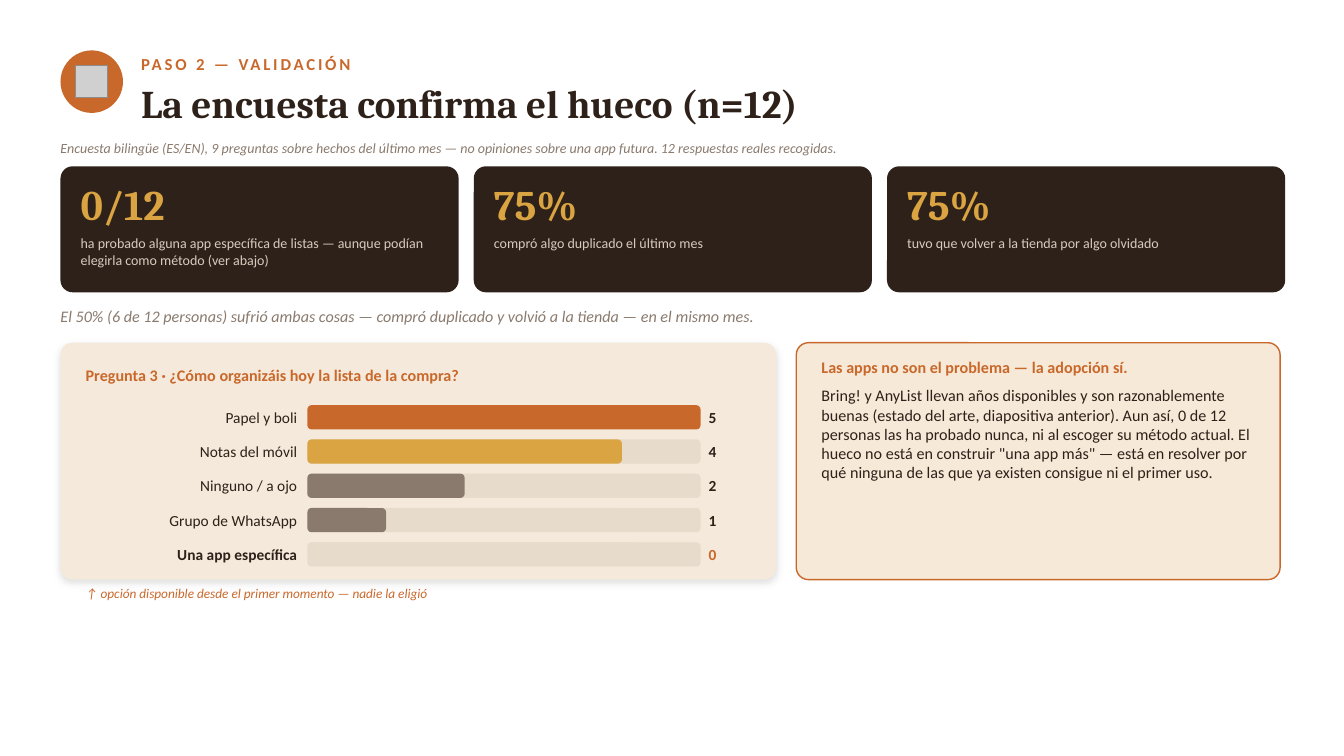
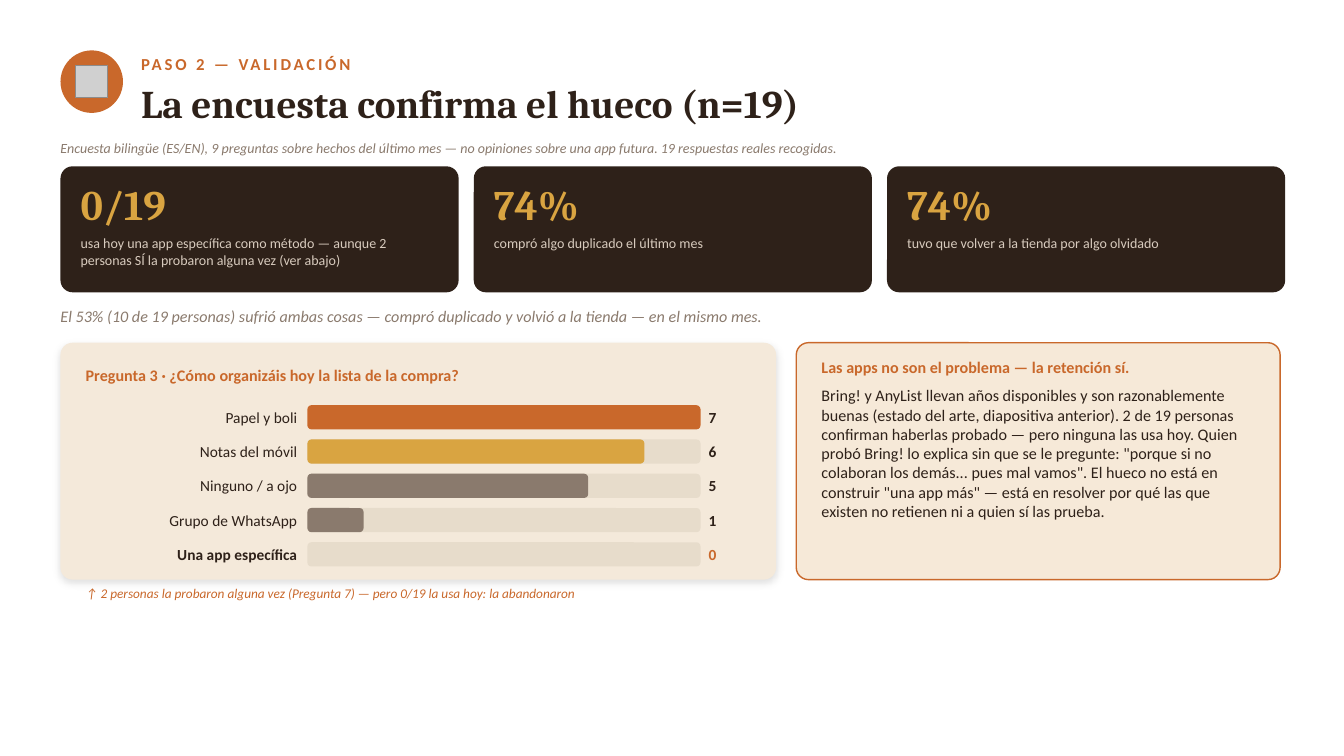
Before and after one commit to lagoanadia/Larder, a slide deck: slide 5 of docs/larder-presentacion.pptx. Drawn at 1344x756 pixels with LibreOffice and Linux fonts; fonts in the diff are those of the drawing; grey boxes stand for pictures. Boxes give left, top, right and bottom in pixels: in the first picture for what was removed or moved away, otherwise in the second. Text is boxed around its words. In the diff, an @@ line names an element or a change of style, - is before the commit and + after.

```diff
--- a/docs/larder-presentacion.pptx
+++ b/docs/larder-presentacion.pptx
@@ text at [141,89,799,125]: text changed @@
-La encuesta confirma el hueco (n=12)
+La encuesta confirma el hueco (n=19)
@@ text at [60,143,837,156]: text changed @@
-Encuesta bilingüe (ES/EN), 9 preguntas sobre hechos del último mes — no opiniones sobre una app futura. 12 respuestas reales recogidas.
+Encuesta bilingüe (ES/EN), 9 preguntas sobre hechos del último mes — no opiniones sobre una app futura. 19 respuestas reales recogidas.
@@ text at [81,191,166,226]: text changed @@
-0/12
+0/19
@@ text at [494,191,579,221]: text changed @@
-75%
+74%
@@ text at [907,191,992,221]: text changed @@
-75%
+74%
@@ text at [81,238,386,268]: text changed @@
-ha probado alguna app específica de listas — aunque podían elegirla como método (ver abajo)
+usa hoy una app específica como método — aunque 2 personas SÍ la probaron alguna vez (ver abajo)
@@ text at [60,310,762,325]: text changed @@
-El 50% (6 de 12 personas) sufrió ambas cosas — compró duplicado y volvió a la tienda — en el mismo mes.
+El 53% (10 de 19 personas) sufrió ambas cosas — compró duplicado y volvió a la tienda — en el mismo mes.
@@ text at [821,361,1238,520]: text changed @@
-Las apps no son el problema — la adopción sí.
-Bring! y AnyList llevan años disponibles y son razonablemente buenas (estado del arte, diapositiva anterior). Aun así, 0 de 12 personas las ha probado nunca, ni al escoger su método actual. El hueco no está en construir "una app más" — está en resolver por qué ninguna de las que ya existen consigue ni el primer uso.
+Las apps no son el problema — la retención sí.
+Bring! y AnyList llevan años disponibles y son razonablemente buenas (estado del arte, diapositiva anterior). 2 de 19 personas confirman haberlas probado — pero ninguna las usa hoy. Quien probó Bring! lo explica sin que se le pregunte: "porque si no colaboran los demás... pues mal vamos". El hueco no está en construir "una app más" — está en resolver por qué las que existen no retienen ni a quien sí las prueba.
@@ text added at [709,413,717,423], 11 pt, text #2E2119, bold @@
+7
@@ rounded rectangle: place and size @@
-rounded rectangle at [308,440,622,464]
+rounded rectangle at [308,440,644,464]
@@ text at [709,446,717,457]: text changed @@
-4
+6
@@ rounded rectangle: place and size @@
-rounded rectangle at [308,474,465,498]
+rounded rectangle at [308,474,589,498]
@@ text "5": place and size @@
-text "5" at [709,413,717,423]
+text "5" at [709,481,717,491]
@@ rounded rectangle: place and size @@
-rounded rectangle at [308,508,386,532]
+rounded rectangle at [308,508,364,532]
@@ text removed at [709,481,717,491] @@
-2
@@ text at [101,588,575,601]: text changed @@
-↑ opción disponible desde el primer momento — nadie la eligió
+↑ 2 personas la probaron alguna vez (Pregunta 7) — pero 0/19 la usa hoy: la abandonaron
```
Also in this commit, not shown: 1 other slide changed, 1 other file.
